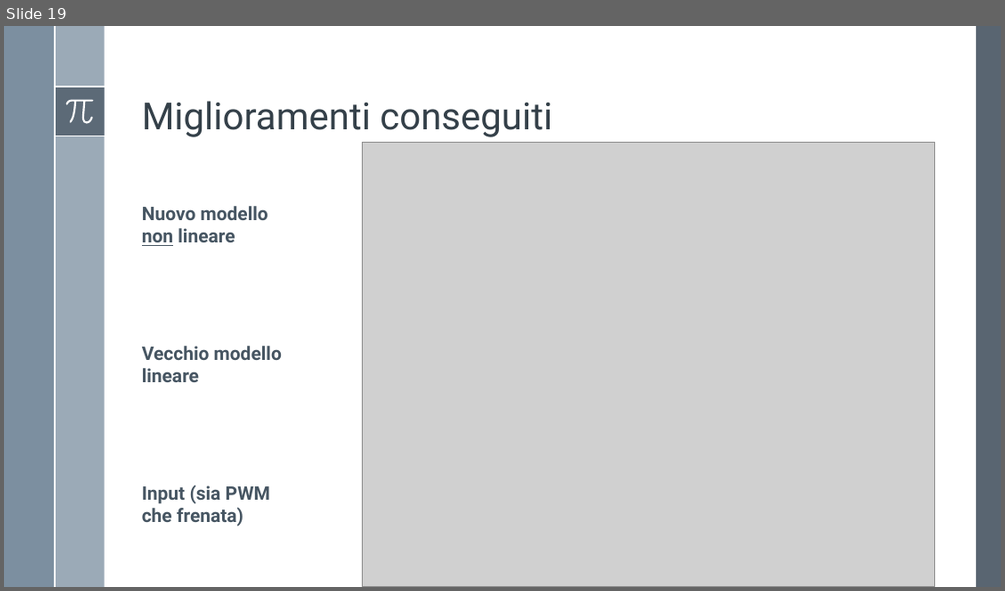
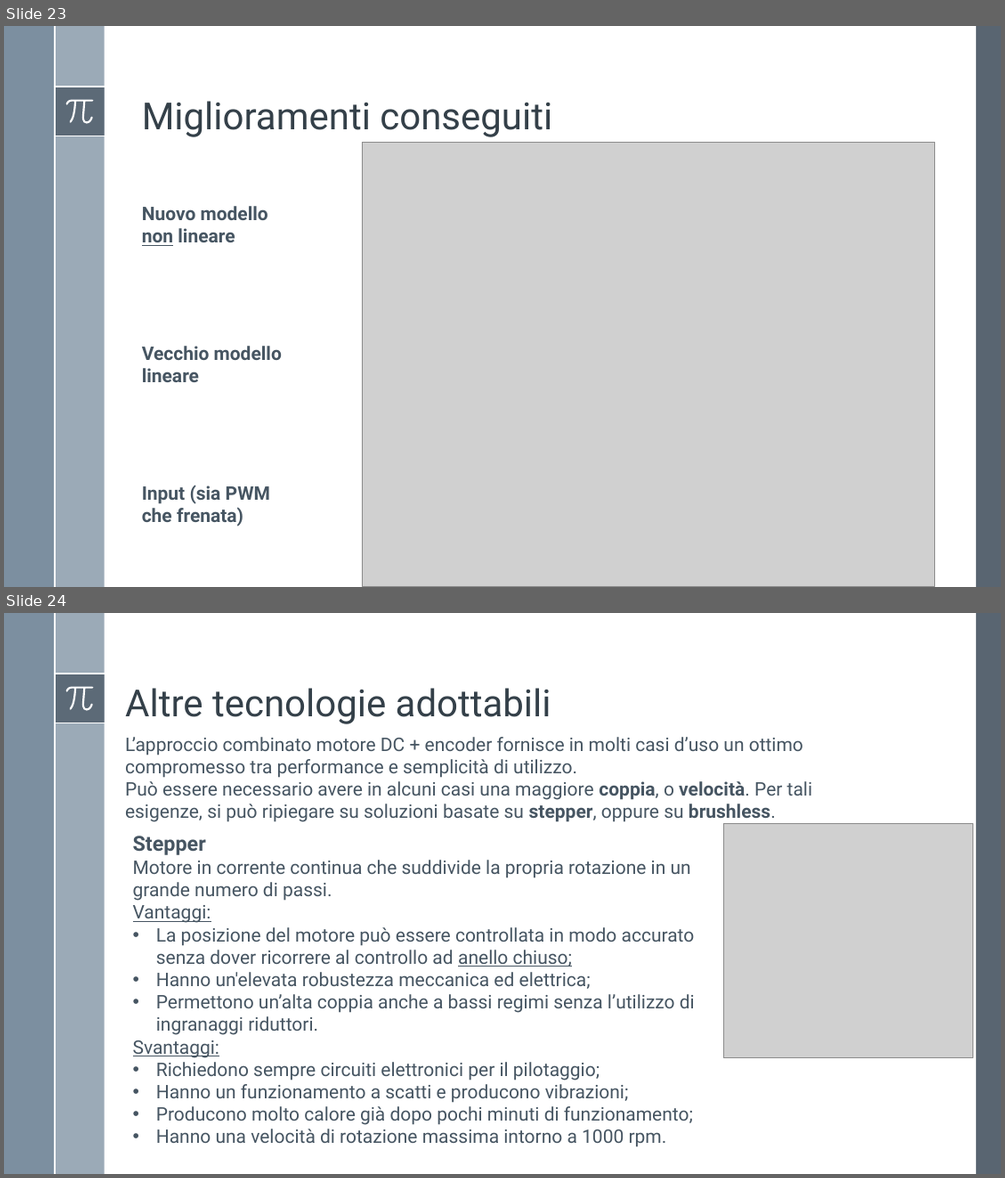
Before and after one commit to Alfystar/mv-Project, a slide deck: 00_Relazione/2-Modello e identificazione di un motore DC/Modello e identificazione di un motore DC.pptx. Shown one above the other, each under a label of ours: slide 19 before the commit, slides 23 and 24 after it. The pictures are 1005x591 and 1005x1178 pixels, drawn with LibreOffice and Linux fonts; fonts in the diff are those of the drawing; grey boxes stand for pictures. Boxes give left, top, right and bottom in pixels: in the first picture for what was removed or moved away, otherwise in the second. Text is boxed around its words. In the diff, an @@ line names an element or a change of style, - is before the commit and + after.

```diff
--- a/00_Relazione/2-Modello e identificazione di un motore DC/Modello e identificazione di un motore DC.pptx
+++ b/00_Relazione/2-Modello e identificazione di un motore DC/Modello e identificazione di un motore DC.pptx
@@ slide 24 added at (4,613,1001,1174), background #FFFFFF; not listed: 8 template elements that a slide beside it also shows @@
@@ title added at (125,688,551,724), 36 pt, text #35404A @@
+Altre tecnologie adottabili
@@ text added at (125,737,812,824), 18 pt, text #465562 @@
+L’approccio combinato motore DC + encoder fornisce in molti casi d’uso un ottimo compromesso tra performance e semplicità di utilizzo.
+Può essere necessario avere in alcuni casi una maggiore coppia, o velocità. Per tali esigenze, si può ripiegare su soluzioni basate su stepper, oppure su brushless.
@@ picture added at (723,823,972,1058) @@
@@ text added at (133,835,695,1147), 18 pt, text #465562 @@
+Stepper
+Motore in corrente continua che suddivide la propria rotazione in un grande numero di passi.
+Vantaggi:
+• La posizione del motore può essere controllata in modo accurato senza dover ricorrere al controllo ad anello chiuso;
+• Hanno un'elevata robustezza meccanica ed elettrica;
+• Permettono un’alta coppia anche a bassi regimi senza l’utilizzo di ingranaggi riduttori.
+Svantaggi:
+• Richiedono sempre circuiti elettronici per il pilotaggio;
+• Hanno un funzionamento a scatti e producono vibrazioni;
+• Producono molto calore già dopo pochi minuti di funzionamento;
+• Hanno una velocità di rotazione massima intorno a 1000 rpm.
@@ what was slide 19 is now slide 23 @@
```
Also in this commit, not shown: 1 slide changed, 8 other slides added, 12 other files.
